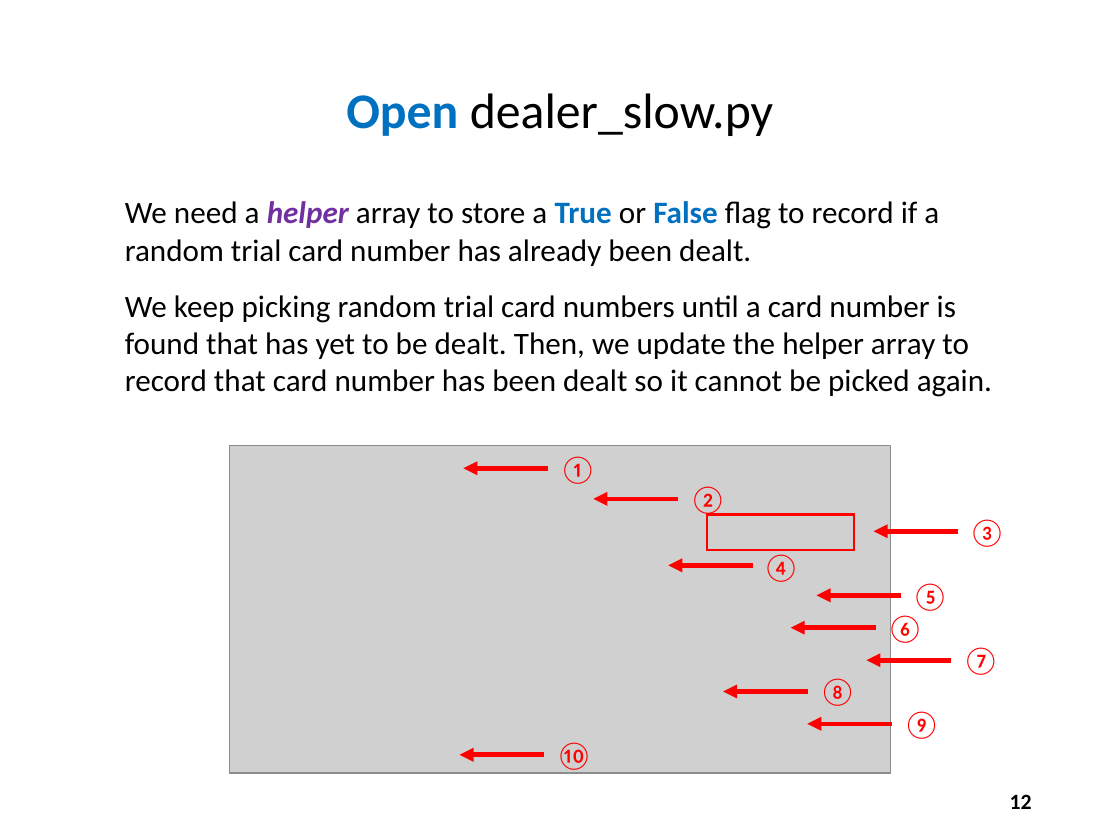
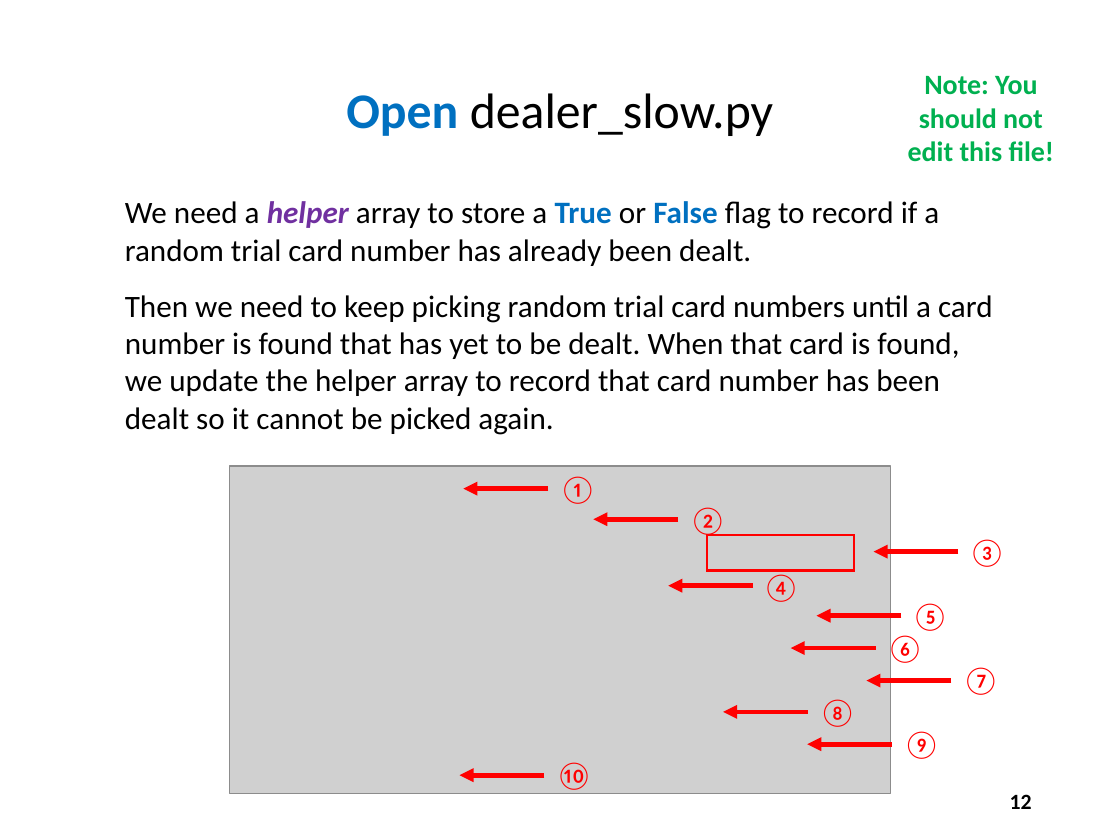
Before and after one commit to dbiersach/scicomp101, a slide deck: slide 12 of Session 10 - Random Numbers and Algorithms/Session 10 - Random Numbers and Algorithms.pptx. Drawn at 1120x840 pixels with LibreOffice and Linux fonts; fonts in the diff are those of the drawing; grey boxes stand for pictures. Boxes give left, top, right and bottom in pixels: in the first picture for what was removed or moved away, otherwise in the second. Text is boxed around its words. In the diff, an @@ line names an element or a change of style, - is before the commit and + after.

```diff
--- a/Session 10 - Random Numbers and Algorithms/Session 10 - Random Numbers and Algorithms.pptx
+++ b/Session 10 - Random Numbers and Algorithms/Session 10 - Random Numbers and Algorithms.pptx
@@ text added at [908,76,1055,162], 18 pt, text #00B050, bold @@
+Note: You should not edit this file!
@@ text at [125,295,993,435]: text changed @@
-We keep picking random trial card numbers until a card number is found that has yet to be dealt. Then, we update the helper array to record that card number has been dealt so it cannot be picked again.
+Then we need to keep picking random trial card numbers until a card number is found that has yet to be dealt. When that card is found, we update the helper array to record that card number has been dealt so it cannot be picked again.
@@ 10 texts, 10 arrows, 1 picture, 1 rectangle: place and size @@
-10 texts, 10 arrows, 1 picture, 1 rectangle at [230,446,1006,773]
+10 texts, 10 arrows, 1 picture, 1 rectangle at [230,466,1006,793]
```
Also in this commit, not shown: 9 other slides changed, 7 other files.
